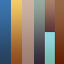
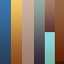
Comparing the layer stacks of the two w=64, h=64 images. Changes:
painted on "Layer 4" over [55, 60, 64, 64]
